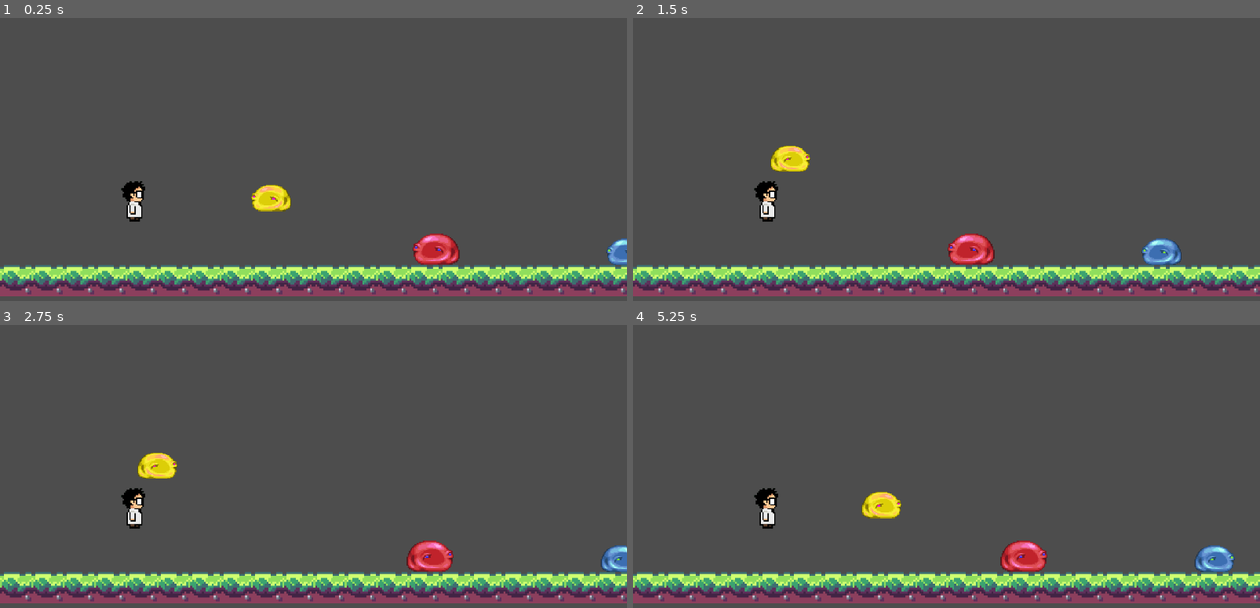
Above: before the commit, frames 1-4 (two rows, left to right).
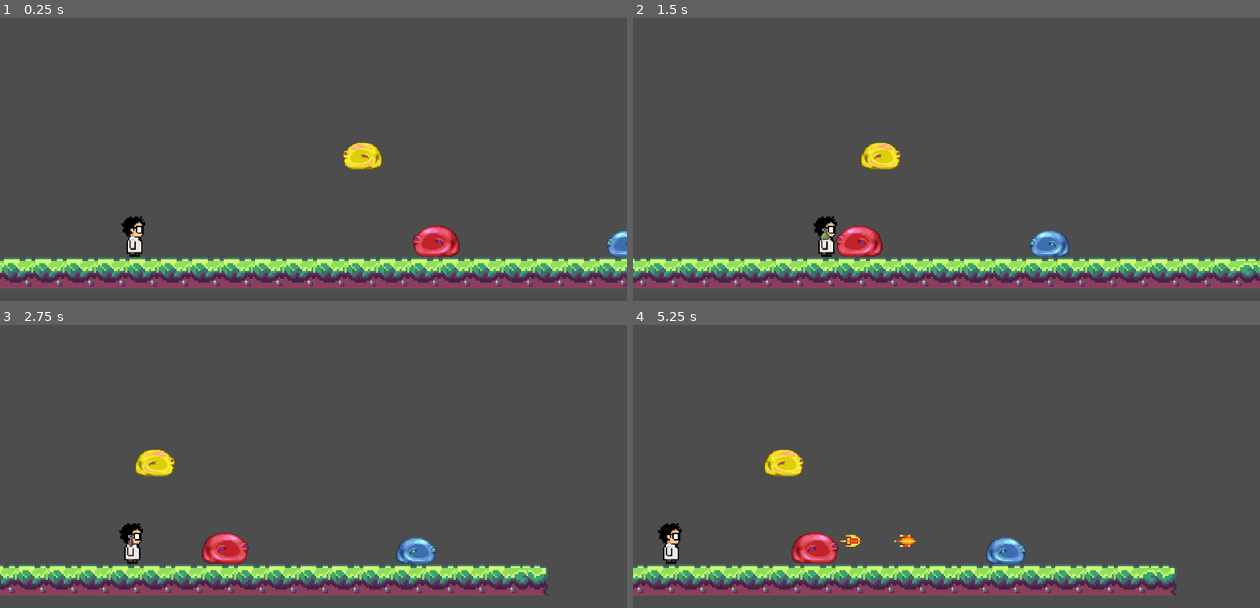
Above: after the commit, the same moments.

Repository: NicolasSierra14/Trabajo-final-programacion-ii
Game: Godot game, scene res://Escenas/Niveles/nivel_1.tscn
Two runs of this game, one before a commit and one after it. Both use one fixed random seed, a clock stepped at 60 frames per second and the inputs below.
Inputs (mouse positions are in pixels of both pictures, inside the frame that each line leads up to):
- Up to frame 1 (0.25 s): no input
- Up to frame 2 (1.5 s): move the mouse to (1084, 117) at 0.52 s; hold D (Derecha) from 0.53 s (still down); tap 3 (Amarillo) at 0.6 s; tap Space (Saltar) at 0.77 s; tap 2 (Azul) at 0.8, 1.35 s; move the mouse to (821, 153) at 1.27 s
- Up to frame 3 (2.75 s): tap Space (Saltar) at 1.52 s; click (188, 460) at 1.55 s; move the mouse to (376, 364) at 2.02 s; release D (Derecha) at 2.03 s; hold A (Izquierda) from 2.03 s (still down); click (376, 364) at 2.1 s; tap 1 (Rojo) at 2.3 s
- Up to frame 4 (5.25 s): move the mouse to (915, 514) at 2.77 s; release A (Izquierda) at 2.78 s; hold D (Derecha) 2.78-4.28 s; tap 1 (Rojo) at 2.85 s; tap Space (Saltar) at 3.02, 3.77, 4.52 s; tap 3 (Amarillo) at 3.05, 3.6 s; move the mouse to (1134, 494) at 3.52 s; tap 2 (Azul) at 3.8, 4.35 s; move the mouse to (758, 390) at 4.27 s; hold A (Izquierda) 4.28-5.03 s; click (758, 390) at 4.55 s; move the mouse to (977, 443) at 5.02 s; hold D (Derecha) from 5.03 s (still down); click (977, 443) at 5.1 s

The runs differ from the first frame. In frame 1, 16% of the frame differs, in the area x 0-100%, y 44-99%; in frame 2, 17%; in frame 3, 15%; in frame 4, 16%.
Error before the commit: Parse Error: Preload file "res://Escenas/pocion.tscn" does not exist. (res://Componentes/Player/player.gd:7)

Commit message:
Documentacion y cambio de codigo en Clase enemigo, se implemento un sistema de export para el tipo de movimiento de cada enemigo.

Diff:
--- a/Componentes/Clases/clase_enemigo.gd
+++ b/Componentes/Clases/clase_enemigo.gd
@@ -1,14 +1,64 @@
 extends Entidad
 class_name Enemigo
+## Es la clase base para los Enemigos del juego. Al heredar de Entidad, aprovecha el cálculo de movimiento horizontal y gravedad vertical. Incorpora la identificación cromática del enemigo y gestiona la recepción de daño y su ciclo de destrucción al quedarse sin puntos de salud.
 
+## Vinculo con su sprite correspondiente.
+@onready var animated_sprite: AnimatedSprite2D = $AnimatedSprite2D
 
-@onready var animated_sprite: AnimatedSprite2D = $AnimatedSprite2D
+## Cadena expuesta al Inspector de Godot que define el color del enemigo (por ejemplo: "Rojo", "Azul", "Amarillo", "Violeta", etc.), utilizada para comprobar si una poción arrojada debe infligirle daño.
 @export var color_enemigo : String
 
+## Magnitud base de aceleración o fuerza vertical empleada durante el cálculo del arco parabólico.
+var velocidad_vertical : float = 150.0
+
+## Almacena la cota vertical inicial en el eje Y al crearse el enemigo, usada como límite superior para el clamp de retorno.
+@onready var max_height = position.y
+
+## Duración total en segundos de una parábola.
+var tiempo : float = 0.5
+
+## Booleano de control que determina si la fase activa de desplazamiento parabólico se está ejecutando o si debe frenarse.
+var moving = true
+
+## Acumulador de tiempo en segundos (incrementado con delta) que rastrea el avance del ciclo de movimiento parabólico.
+var contador : float = 0
+
+## Resta salud al enemigo y comprueba si el impacto provoca su muerte.
 func daño_recibido_enemigo(cantidad:int):
 	vida -= cantidad
 	if vida <= 0:
 		Muerte()
 
-func morir_enemigo():
-	queue_free()
+## Selector expuesto en el Inspector de Godot que define el modo de desplazamiento.
+@export_enum("vertical","parabolico","horizontal") var movement_type : String = "vertical"
+
+## Bucle de físicas principal que evalúa y ejecuta el tipo de movimiento seleccionado en movement_type.
+func _physics_process(delta):
+	match movement_type:
+		"vertical":
+			pass
+		"horizontal":
+			if direccion.x < 0:
+				animated_sprite.flip_h = false
+			else:
+				animated_sprite.flip_h = true
+			velocity.x = direccion.x * speed
+			velocity.y += gravity * delta
+			move_and_slide()
+		"parabolico":
+			if moving:
+				velocity.x = (speed/tiempo) * direccion.x
+				contador += delta
+			if contador <= tiempo / 2.0:
+				velocity.y = (velocidad_vertical/(tiempo*tiempo)) * abs(contador - (tiempo/2))
+			else:
+				velocity.y = -(velocidad_vertical/(tiempo*tiempo)) * abs(contador - (tiempo/2))
+			if contador >= tiempo:
+				contador = 0.0
+				direccion.x *= -1
+				$AnimatedSprite2D.flip_h = !$AnimatedSprite2D.flip_h
+				moving = false
+				position.y = clamp(position.y,max_height,INF)
+			else:
+				velocity = Vector2.ZERO
+				move_and_slide()
--- a/Componentes/Clases/clase_enemigo.tscn
+++ b/Componentes/Clases/clase_enemigo.tscn
@@ -2,6 +2,5 @@
 
 [ext_resource type="Script" uid="uid://bewcu4fhx8hpt" path="res://Componentes/Clases/clase_enemigo.gd" id="1_yg3st"]
 
-[node name="Clase_Enemigo" type="CharacterBody2D" unique_id=1055796769 node_paths=PackedStringArray("cambio_de_lado_enemigo")]
+[node name="Clase_Enemigo" type="CharacterBody2D" unique_id=1055796769]
 script = ExtResource("1_yg3st")
-cambio_de_lado_enemigo = NodePath("")
--- a/Componentes/Clases/entidad_script.gd
+++ b/Componentes/Clases/entidad_script.gd
@@ -1,12 +1,20 @@
 extends CharacterBody2D
 class_name Entidad
+## Es la clase base del juego para cualquier personaje u objeto con físicas y desplazamiento. Proporciona la estructura común de movimiento, aplicación de gravedad, control de estados físicos y vida, sirviendo de plantilla el Player y los Enemigos.
 
+## Almacena los puntos de salud de la Entidad. Es editable desde el Inspector de Godot.
 @export var vida : int
-#var Maquina de Estado
+
+## Determina la velocidad máxima de desplazamiento horizontal que alcanzará el cuerpo al moverse.
 @export var speed : float
+
+## Valor de aceleración vertical aplicado para simular la caída física por gravedad cuando la entidad no toca el suelo. Es editable desde el Inspector de Godot.
 @export var gravity : float
+
+## Vector que define el sentido y la dirección hacia donde se desplaza la Entidad.
 var direccion : Vector2
 
+## Ejecuta el movimiento físico general del cuerpo y la gravedad de los cuerpos.
 func process_move(delta):
 	if not is_on_floor():
 		velocity.y += gravity * get_physics_process_delta_time()
@@ -16,7 +24,7 @@
 	velocity.x = direccion.x * speed
 	move_and_slide()
 
-
+## Gestiona la eliminación de la entidad del juego.
 func Muerte():
 	queue_free()
 
--- a/Componentes/Enemigos/enemigo_amarillo.gd
+++ b/Componentes/Enemigos/enemigo_amarillo.gd
@@ -1,33 +1,12 @@
 extends Enemigo
-var tiempo : float = 0.5
-var velocidad_vertical : float = 150.0
+class_name Enemigo_Amarillo
+## Tipo de enemigo Amarillo que se mueve de manera parabolica.
 
-@onready var max_height = position.y
+## ## Configura el estado inicial del enemigo al entrar al árbol de escenas.
 func _ready():
 	color_enemigo = "Amarillo"
 	direccion.x = -1
 
-var moving = true
-
-var contador : float = 0
-func _physics_process(delta):
-	if moving:
-		velocity.x = (speed/tiempo) * direccion.x
-		contador += delta
-
-		if contador <= tiempo / 2.0:
-			velocity.y = (velocidad_vertical/(tiempo*tiempo)) * abs(contador - (tiempo/2))
-		else:
-			velocity.y = -(velocidad_vertical/(tiempo*tiempo)) * abs(contador - (tiempo/2))
-		if contador >= tiempo:
-			contador = 0.0
-			direccion.x *= -1
-			$AnimatedSprite2D.flip_h = !$AnimatedSprite2D.flip_h
-			moving = false
-		position.y = clamp(position.y,max_height,INF)
-	else:
-		velocity = Vector2.ZERO
-	move_and_slide()
-
+## Tras terminar el contador, el movimeinto parabolico es activado.
 func hacer_saltito():
 	moving = true
--- a/Componentes/Enemigos/enemigo_amarillo.tscn
+++ b/Componentes/Enemigos/enemigo_amarillo.tscn
@@ -19,6 +19,7 @@
 
 [node name="enemigo_amarillo" type="CharacterBody2D" unique_id=594443658]
 script = ExtResource("1_rgrsn")
+movement_type = "parabolico"
 vida = 100
 speed = 100.0
 
--- a/Componentes/Enemigos/enemigo_azul.gd
+++ b/Componentes/Enemigos/enemigo_azul.gd
@@ -1,19 +1,15 @@
 extends Enemigo
+class_name Enemigo_Azul
+## Tipo de Enemigo Azul que se mueve de manera horizontal.
+
 @export var cambio_de_lado_enemigo_azul : Timer
+## Referencia al nodo Timer asignado desde el Inspector, encargado de marcar los intervalos de tiempo en los que el enemigo debe darse la vuelta e invertir su patrullaje.
 
+## Configura el estado inicial del enemigo al entrar al árbol de escenas.
 func _ready():
 	color_enemigo = "Azul"
 	direccion.x = -1
 
-func _physics_process(delta):
-	if direccion.x < 0:
-		animated_sprite.flip_h = false
-	else:
-		animated_sprite.flip_h = true
-	velocity.x = direccion.x * speed
-	velocity.y += gravity * delta
-	move_and_slide()
-
-
+## Señal ejecutada automáticamente cada vez que finaliza el temporizador de patrulla.
 func _on_cambio_de_lado_azul_timeout():
 	direccion.x *= -1
--- a/Componentes/Enemigos/enemigo_azul.tscn
+++ b/Componentes/Enemigos/enemigo_azul.tscn
@@ -20,6 +20,9 @@
 [node name="enemigo_azul" type="CharacterBody2D" unique_id=1317687869 node_paths=PackedStringArray("cambio_de_lado_enemigo_azul")]
 script = ExtResource("1_3l7qi")
 cambio_de_lado_enemigo_azul = NodePath("Cambio_de_lado_azul")
+color_enemigo = null
+movement_type = "horizontal"
+dispara = null
 vida = 100
 speed = 40.0
 gravity = 250.0
--- a/Componentes/Enemigos/enemigo_rojo.gd
+++ b/Componentes/Enemigos/enemigo_rojo.gd
@@ -1,13 +1,25 @@
 extends Enemigo
+class_name Enemigo_Rojo
+## Tipo de Enemigo Rojo que se mueve de manera horizontal y dispara si detecta al Player.
+
+## Nodo temporizador que define los intervalos periódicos para invertir el sentido de la marcha durante el patrullaje.
 @export var cambio_de_lado_enemigo_rojo : Timer
+
+## Escena del proyectil precargada.
 @export var escena_bala_enemigo_rojo : PackedScene
+
+## Nodo de detección por área encargado de registrar cuándo el jugador entra en su rango de alcance.
 @export var area_vision_enemigo_rojo : Area2D
+
+## Nodo temporizador que controla la cadencia o intervalo entre ráfagas continuas de disparos mientras el objetivo permanezca en la zona de ataque.
 @export var timepo_de_disparo : Timer
 
+## Configura el estado inicial del enemigo al entrar al árbol de escenas.
 func _ready():
 	color_enemigo = "Rojo"
 	direccion.x = -1
 
+## Bucle de físicas que resuelve la orientación del sprite y el desplazamiento terrestre.
 func _physics_process(delta):
 	if direccion.x < 0:
 		animated_sprite.flip_h = false
@@ -17,12 +29,12 @@
 	velocity.y += gravity * delta
 	move_and_slide()
 
-
-
+## Señal conectada al temporizador de patrullaje.
 func _on_cambio_de_lado_enemigo_rojo_timeout():
 	direccion.x *= -1
 
-func crear_bala(direccion : Vector2):
+## Instancia, orienta y posiciona el proyectil en la escena.
+func crear_bala (dir: Vector2):
 	var bala_enemigo_rojo = escena_bala_enemigo_rojo.instantiate()
 	if direccion.x < 0:
 		bala_enemigo_rojo.get_node("AnimatedSprite2D").flip_h = true
@@ -32,8 +44,7 @@
 	bala_enemigo_rojo.position = position
 	bala_enemigo_rojo.direccion = direccion
 
-
-
+## Señal recibida cuando un cuerpo entra en el Area2D de visión.
 func _on_area_de_vision_body_entered(body):
 	if body is Player:
 		print("Player dentro del area")
@@ -41,5 +52,6 @@
 		if timepo_de_disparo.is_stopped():
 			timepo_de_disparo.start()
 
+## Señal cíclica emitida por el temporizador de recarga de disparo.
 func _on_tiempo_de_disparo_timeout():
 	crear_bala(direccion)
--- a/Componentes/Enemigos/enemigo_rojo.tscn
+++ b/Componentes/Enemigos/enemigo_rojo.tscn
@@ -28,6 +28,7 @@
 escena_bala_enemigo_rojo = ExtResource("2_dn8hr")
 area_vision_enemigo_rojo = NodePath("Area_de_vision")
 timepo_de_disparo = NodePath("Tiempo_de_disparo")
+movement_type = "horizontal"
 vida = 100
 speed = 40.0
 gravity = 2500.0
--- a/Componentes/Player/player.gd
+++ b/Componentes/Player/player.gd
@@ -1,13 +1,27 @@
+
 extends Entidad
 class_name Player
+## Controla el comportamiento del personaje principal. Administra la lectura de entradas del teclado para desplazarse y saltar, el inventario básico de colores (primarios, secundarios y combinaciones), la creación visual/instanciación de la poción activa en la mano del personaje, y el disparo hacia el escenario con control de enfriamiento (cooldown). Además, verifica su ciclo de vida ejecutando la muerte si los puntos de salud se agotan.
+
+## Almacena el color primario seleccionado o el resultado de una mezcla secundaria.
 @export var color_actual : String = ""
+
+## Guarda temporalmente el segundo color ingresado por el jugador para ser mezclado con el actual.
 @export var color_secundario : String = ""
+
+## Referencia al nodo Timer asignado para gestionar el tiempo de recarga entre lanzamientos de pociones.
 @export var cooldown_player : Timer
+
+## Booleano que bloquea o autoriza el lanzamiento de una nueva poción según el cooldown_player.
 var puede_lanzar : bool = true
-var escena_pocion = preload("res://Escenas/pocion.tscn")
+
+## Carga una instancia de pocion.
+var escena_pocion = preload("res://Componentes/Pocion y disparos/pocion.tscn")
+
+## Guarda la referencia del nodo de la poción que está creada actualmente como hija del jugador antes de ser disparada.
 var instancia : Pocion
 
-
+## Bucle de físicas principal del personaje
 func _physics_process(delta):
 	var direccion_x = Input.get_axis("Izquierda", "Derecha")
 	direccion = Vector2(direccion_x, 0)
@@ -24,6 +38,8 @@
 	if vida < 0:
 		Muerte()
 
+## Detecta las pulsaciones de las teclas asignadas a los colores base ("Rojo", "Azul", "Amarillo").
+## Al presionar cualquiera de los tres botones, llama a seleccionar_o_combinar() pasando el color respectivo y luego invoca crear_instancia_pocion(color_actual) para actualizar la poción que sostiene el personaje.
 func gestionar_colores():
 	if Input.is_action_just_pressed("Rojo"):
 		print("Tecla 1 presionada")
@@ -38,6 +54,7 @@
 		seleccionar_o_combinar("Amarillo")
 		crear_instancia_pocion(color_actual)
 
+## Spawnea y vincula la poción al jugador para mostrarla visualmente en mano antes de disparar.
 func crear_instancia_pocion(color):
 	if instancia:
 		if not instancia.lanzada:
@@ -46,6 +63,8 @@
 	instancia.tipo_color = color
 	add_child(instancia)
 
+## Decide si asignar un color primario inicial o preparar una mezcla.
+## Si color_actual está vacío, guarda el color seleccionado. Si ya existía un color y el secundario está libre (y no es el mismo color repetido), guarda el segundo color y llama a combinar_colores().
 func seleccionar_o_combinar(nuevo_color: String):
 	if color_actual == "":
 		color_actual = nuevo_color
@@ -53,6 +72,8 @@
 		color_secundario = nuevo_color
 		combinar_colores()
 
+## Fusiona los dos colores primarios en un color secundario resultante.
+## Inserta ambos colores en un arreglo y aplica .sort() para ordenar alfabéticamente los textos (haciendo que el orden de entrada no afecte). Transforma las parejas en "Violeta" (Azul + Rojo), "Naranja" (Amarillo + Rojo) o "Verde" (Amarillo + Azul), vacía color_secundario e imprime la confirmación.
 func combinar_colores():
 	var combinacion = [color_actual, color_secundario]
 	combinacion.sort()
@@ -69,7 +90,7 @@
 	color_secundario = ""
 
 
-
+## Ejecuta el disparo de la poción hacia el escenario.
 func lanzar_pocion():
 	print("La variable global es ", color_actual)
 	print("Se lanzo la pocion: ", color_actual)
@@ -86,6 +107,7 @@
 			instancia.movimiento_pocion()
 
 
-
+## Función conectada a la señal de fin de tiempo del temporizador de recarga.
+## Vuelve a colocar puede_lanzar = true, permitiendo disparar otra poción.
 func _on_cooldown_player_timeout():
 	puede_lanzar = true
--- a/Componentes/Pocion y disparos/disapro_enemigo_rojo.gd
+++ b/Componentes/Pocion y disparos/disapro_enemigo_rojo.gd
@@ -1,13 +1,23 @@
 extends Area2D
+
+class_name Disparo_Enemigo_Rojo
+## Sistema de movimeinto y animacion del Dispar hecho por el Enemigo Rojo.
+
+## Vinculacion con el sprite
 @export var animacion_disparo_enemigo_rojo : AnimatedSprite2D
 
+## Vector que determina el sentido y trayectoria hacia donde viaja la bala.
 var direccion : Vector2
+
+## Rapidez constante de desplazamiento lineal de la bala en píxeles por segundo.
 var velocidad : float = 150
 
+## Bucle físico que mantiene activa la animación y traslada el proyectil en el espacio.
 func _physics_process(delta):
 	animacion_disparo_enemigo_rojo.play()
 	position += direccion * velocidad * delta
 
+## Señal emitida cuando un cuerpo físico entra en el área de colisión del proyectil.
 func _on_body_entered(body):
 	if body is Enemigo:
 		return
--- a/Componentes/Pocion y disparos/pocion.gd
+++ b/Componentes/Pocion y disparos/pocion.gd
@@ -1,32 +1,56 @@
 extends CharacterBody2D
 class_name Pocion
+## Representa el proyectil arrojadizo instanciado por el jugador. Administra su propia física de trayectoria parabólica (desplazamiento horizontal constante afectado por la aceleración de gravedad), actualiza dinámicamente la animación del sprite según el color asignado, y gestiona la detección de colisiones mediante su Area2D para interactuar con el entorno sólido o infligir daño a los enemigos si sus colores coinciden.
 
+## Cadena que almacena el color de la poción (por ejemplo: "Rojo", "Azul", "Amarillo", "Violeta", "Naranja", "Verde").
 @export var tipo_color : String = ""
-var velocidad : float = 600.0
+
+## Vector unitario que define el sentido horizontal hacia el cual fue arrojada la poción.
 var direccion : Vector2 = Vector2.RIGHT
+
+## Aceleración vertical aplicada en el eje Y fotograma a fotograma cuando la poción ha sido lanzada, simulando la caída libre natural.
 var gravedad : float = 980.0
+
+## Velocidad lineal constante con la que avanza sobre el eje X.
 var velocidad_horizontal : float = 300.0
+
+## Impulso vertical inicial hacia arriba (valor negativo en el eje Y) otorgado al dispararse para generar el arco en parábola.
 var velocidad_inicial_vertical : float = -150.0
+
+## Cantidad de puntos de salud que restará al enemigo impactado si el color coincide.
 var daño_pocion : float = 100
+
+## Conecta el AnimatedSprite2D con una variable para poder cambiar el sprit.
 @onready var sprite_pocion = $SpritePocion
+
+## Referencia al nodo detector de colisiones.
 @export var area : Area2D
 
+## Control que indica si la poción se encuentra actualmente en vuelo activo o si aún permanece sujeta en la mano del jugador.
 var lanzada : bool = false
 
+## Bucle de actualización de física y detección continua de colisiones de la poción.
 func _physics_process(delta):
 	actualizar_visual_pocion()
+	#Evalúa si lanzada es verdadero. En caso afirmativo, suma la gravedad a velocity.y multiplicada por el tiempo transcurrido (delta) y ejecuta move_and_slide() para desplazar físicamente el cuerpo.
 	if lanzada:
 		velocity.y += gravedad * delta
 		move_and_slide()
+
+	# Si el cuerpo detectado es terreno o pared (StaticBody2D o TileMapLayer), destruye la poción llamando a queue_free().
 	for body in area.get_overlapping_bodies():
 		if body is StaticBody2D or body is TileMapLayer:
 			queue_free()
+
+	# Si el cuerpo detectado es un Enemigo, comprueba si body.color_enemigo == tipo_color. De coincidir, aplica body.daño_recibido_enemigo(daño_pocion) para restarle salud. Finalmente, invoca queue_free() para eliminar el proyectil tras el impacto.
 		if body is Enemigo:
 			if body.color_enemigo == tipo_color:
 				body.daño_recibido_enemigo(daño_pocion)
 			queue_free()
 
+## Refrescar el aspecto del sprite según el color actual.
 func actualizar_visual_pocion():
+		# Compara el contenido de tipo_color y ejecuta el método .play() del nodo sprite_pocion con la animación respectiva ("rojo", "azul", "amarillo", "violeta", "naranja", "verde").
 		if tipo_color == "Rojo":
 			sprite_pocion.play("rojo")
 		elif tipo_color== "Azul":
@@ -40,7 +64,9 @@
 		elif tipo_color == "Verde":
 			sprite_pocion.play("verde")
 
+## Configura el vector de velocidad inicial al momento del disparo.
 func movimiento_pocion():
+	# Asigna un vector base inicial (Vector2(50, 50)), define la velocidad en el eje X multiplicando la dirección por la velocidad horizontal (direccion.x * velocidad_horizontal), y carga en el eje Y el impulso vertical inicial negativo (velocidad_inicial_vertical).
 	velocity = Vector2(50,50)
 	velocity.x = direccion.x * velocidad_horizontal
 	velocity.y = velocidad_inicial_vertical
